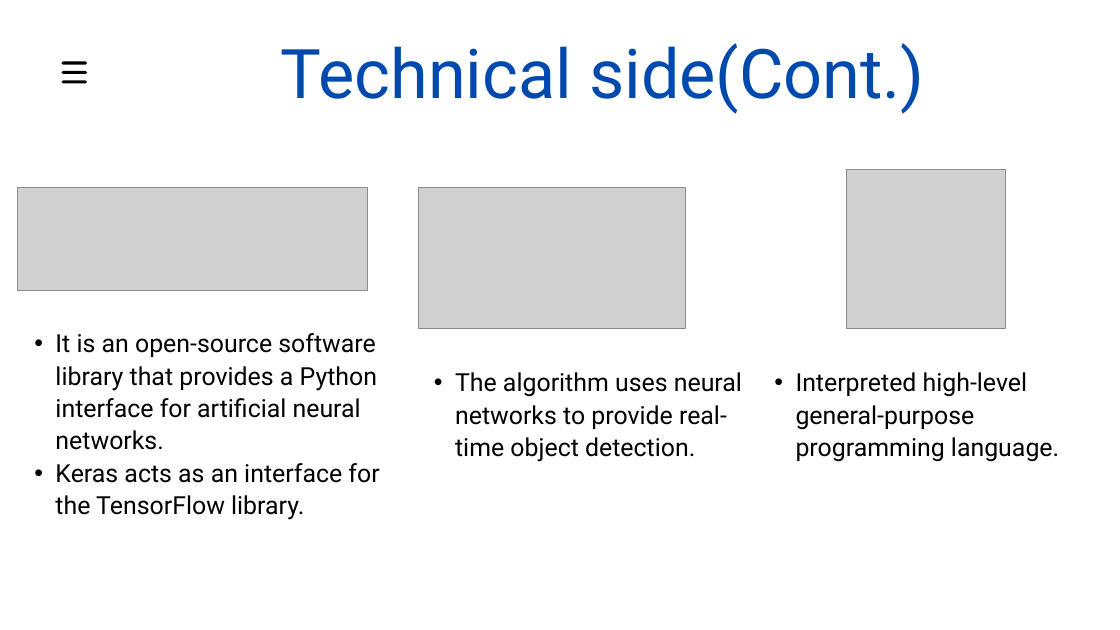
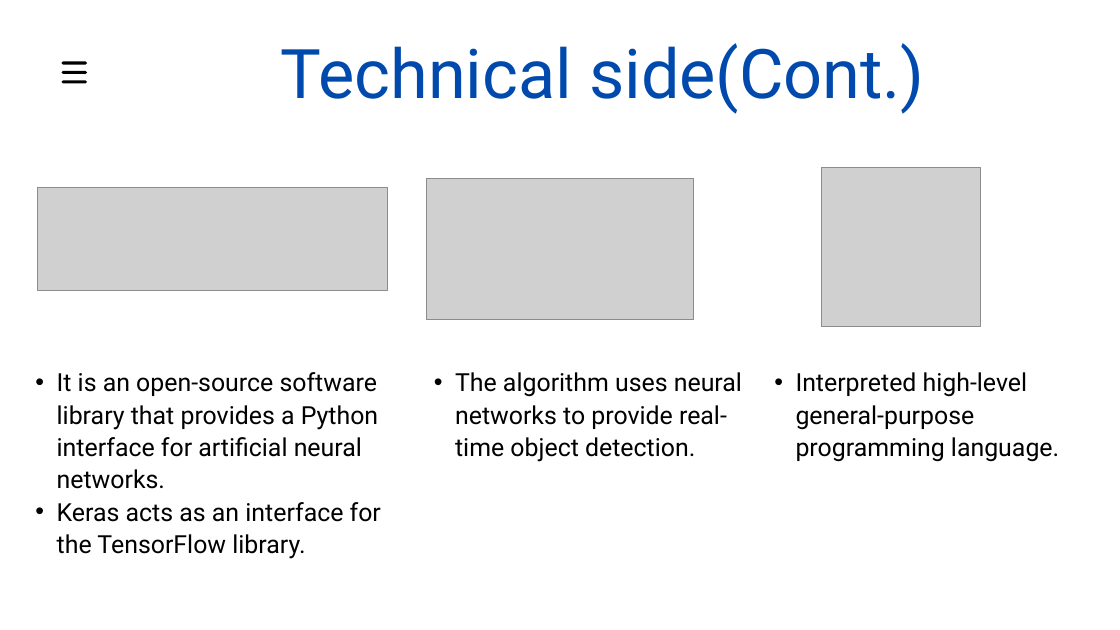
Before and after one commit to snehakumares/2021_IBM_Code_Challenge_AutomaticTrafficSystem, a slide deck: slide 5 of presentation/Automatic traffic signalling system.pptx. Drawn at 1120x630 pixels with LibreOffice and Linux fonts; fonts in the diff are those of the drawing; grey boxes stand for pictures. Boxes give left, top, right and bottom in pixels: in the first picture for what was removed or moved away, otherwise in the second. Text is boxed around its words. In the diff, an @@ line names an element or a change of style, - is before the commit and + after.

```diff
--- a/presentation/Automatic traffic signalling system.pptx
+++ b/presentation/Automatic traffic signalling system.pptx
@@ picture: place and size @@
-picture at bbox=[418, 187, 685, 328]
+picture at bbox=[427, 178, 694, 319]
@@ picture: place and size @@
-picture at bbox=[846, 169, 1005, 328]
+picture at bbox=[822, 167, 981, 326]
@@ picture: place and size @@
-picture at bbox=[17, 187, 367, 290]
+picture at bbox=[38, 187, 388, 290]
@@ text "It is an open-source software ...": place and size @@
-text "It is an open-source software ..." at bbox=[55, 333, 379, 520]
+text "It is an open-source software ..." at bbox=[57, 372, 381, 559]
```
Also in this commit, not shown: 5 other slides changed, 1 slide removed.
